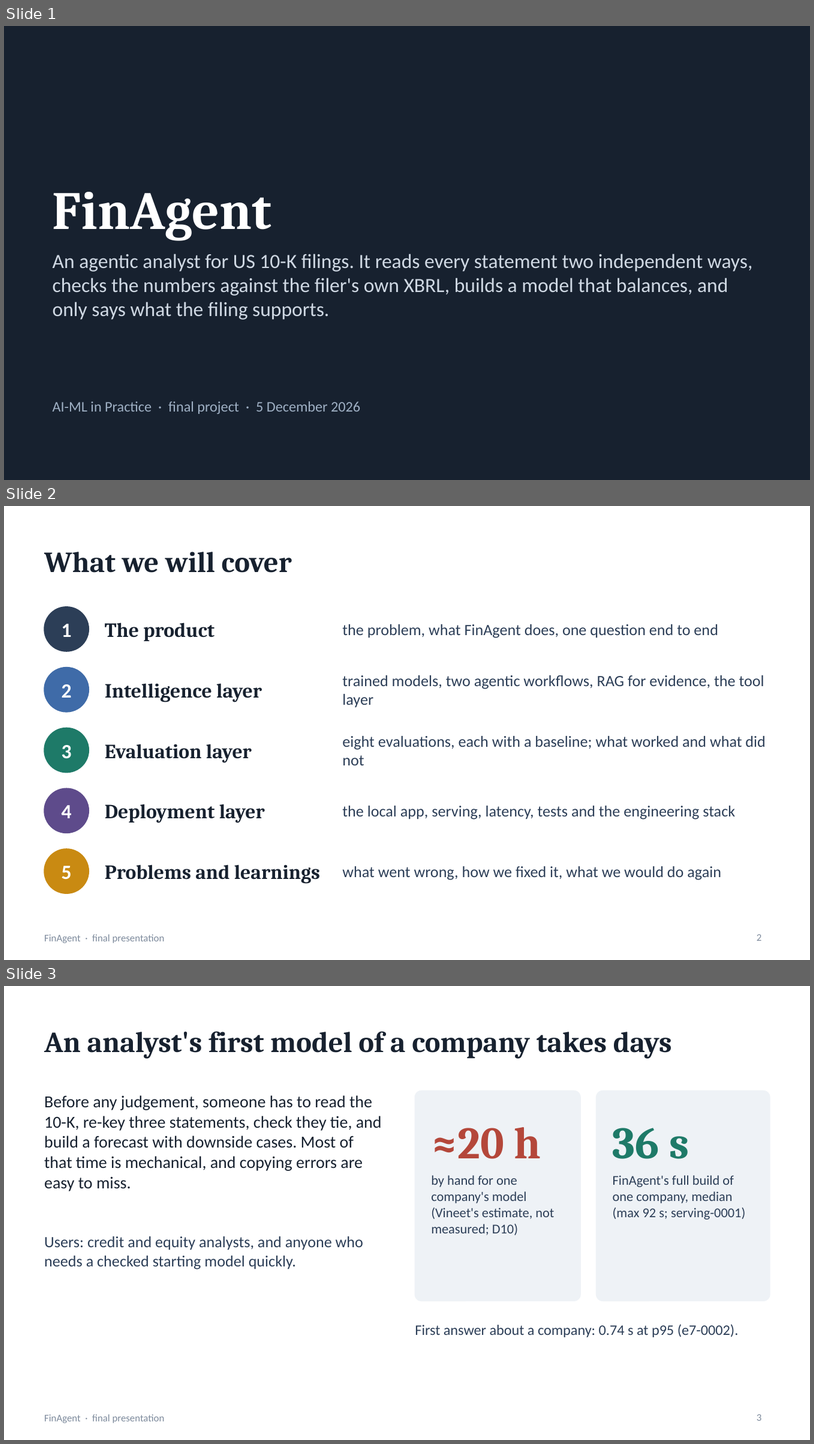
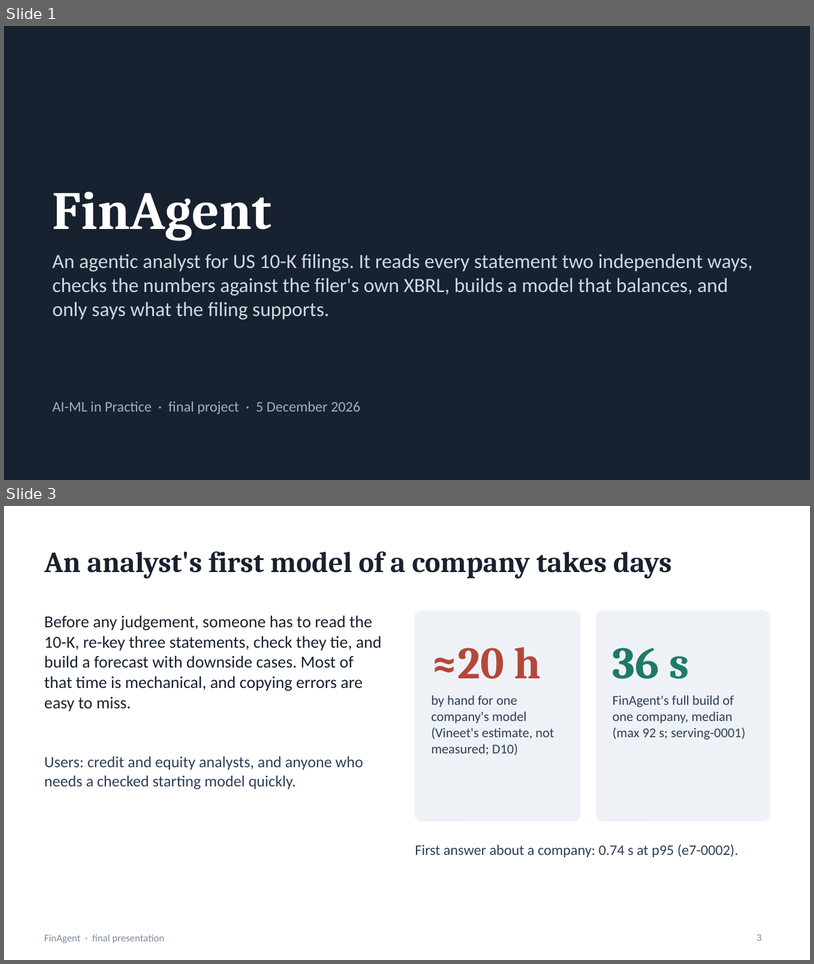
Before and after one commit to vojha95/finagent, a slide deck: docs/FinAgent_deck.pptx. Shown one above the other, each under a label of ours: slides 1, 2 and 3 before the commit, slides 1 and 3 after it; the slides between them are not shown. The pictures are 814x1444 and 814x964 pixels, drawn with LibreOffice and Linux fonts; fonts in the diff are those of the drawing. Boxes give left, top, right and bottom in pixels: in the first picture for what was removed or moved away, otherwise in the second. Text is boxed around its words. In the diff, an @@ line names an element or a change of style, - is before the commit and + after.

Commit message:
Deck: team slide up front (five members, roll numbers, the part each owns and is examined on); 17 main slides sized for the 20-minute slot, 7 backup slides; agenda dropped

```diff
--- a/docs/FinAgent_deck.pptx
+++ b/docs/FinAgent_deck.pptx
@@ slide 2 removed at (4, 506, 810, 960), background #FFFFFF; not listed: 1 template element that a slide beside it also shows @@
@@ title removed at (44, 552, 292, 573) @@
-What we will cover
@@ ellipse removed at (44, 607, 89, 651) @@
@@ text removed at (62, 624, 72, 637) @@
-1
@@ text removed at (105, 622, 215, 641) @@
-The product
@@ text removed at (342, 624, 718, 638) @@
-the problem, what FinAgent does, one question end to end
@@ ellipse removed at (44, 667, 89, 712) @@
@@ text removed at (62, 684, 72, 697) @@
-2
@@ text removed at (105, 683, 262, 702) @@
-Intelligence layer
@@ text removed at (342, 675, 765, 707) @@
-trained models, two agentic workflows, RAG for evidence, the tool layer
@@ ellipse removed at (44, 728, 89, 772) @@
@@ text removed at (342, 736, 765, 765) @@
-eight evaluations, each with a baseline; what worked and what did not
@@ text removed at (62, 745, 72, 759) @@
-3
@@ text removed at (105, 744, 252, 763) @@
-Evaluation layer
@@ ellipse removed at (44, 788, 89, 832) @@
@@ text removed at (62, 805, 72, 818) @@
-4
@@ text removed at (105, 804, 265, 823) @@
-Deployment layer
@@ text removed at (342, 805, 735, 819) @@
-the local app, serving, latency, tests and the engineering stack
@@ ellipse removed at (44, 849, 89, 893) @@
@@ text removed at (62, 865, 72, 879) @@
-5
@@ text removed at (105, 864, 320, 883) @@
-Problems and learnings
@@ text removed at (342, 866, 722, 880) @@
-what went wrong, how we fixed it, what we would do again
@@ page number removed at (757, 934, 762, 940) @@
-2
```
Also in this commit, not shown: 4 slides changed, 2 slides added, 1 other file.
